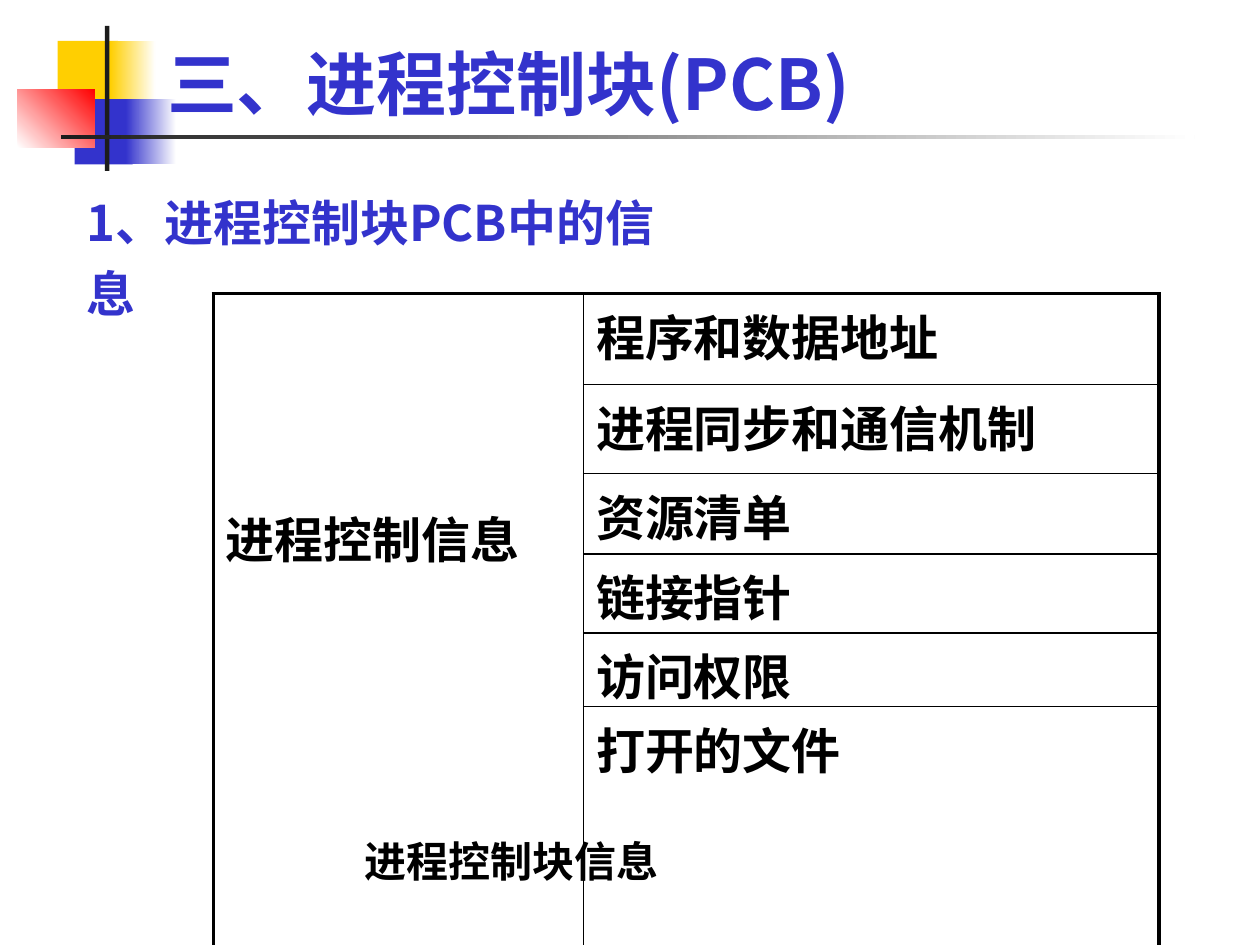
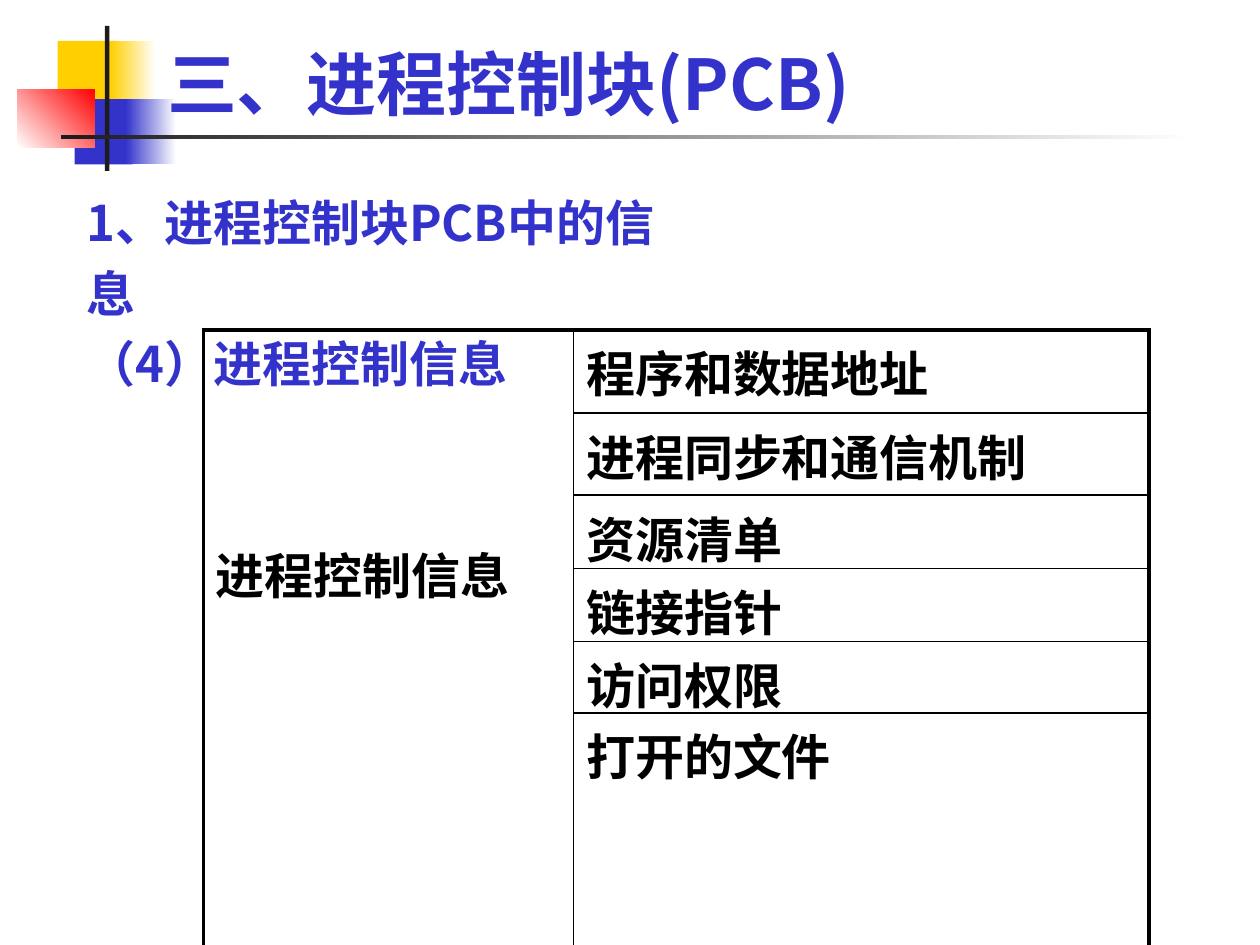
Before and after one commit to rjnew/OS, a slide deck: slide 44 of OS02.1 进程.pptx (slide 43 before the commit). Drawn at 1260x945 pixels with LibreOffice and Linux fonts; fonts in the diff are those of the drawing. Boxes give left, top, right and bottom in pixels: in the first picture for what was removed or moved away, otherwise in the second. Text is boxed around its words. In the diff, an @@ line names an element or a change of style, - is before the commit and + after.

```diff
--- a/OS02.1 进程.pptx
+++ b/OS02.1 进程.pptx
@@ text at bbox=[87, 333, 507, 395]: paragraph added @@
+（4）进程控制信息
@@ table: place and size @@
-table at bbox=[213, 294, 1159, 780]
+table at bbox=[203, 330, 1149, 785]
@@ text removed at bbox=[365, 835, 659, 888] @@
-进程控制块信息
```
Also in this commit, not shown: 18 other slides changed, 2 slides added, 2 slides removed.
